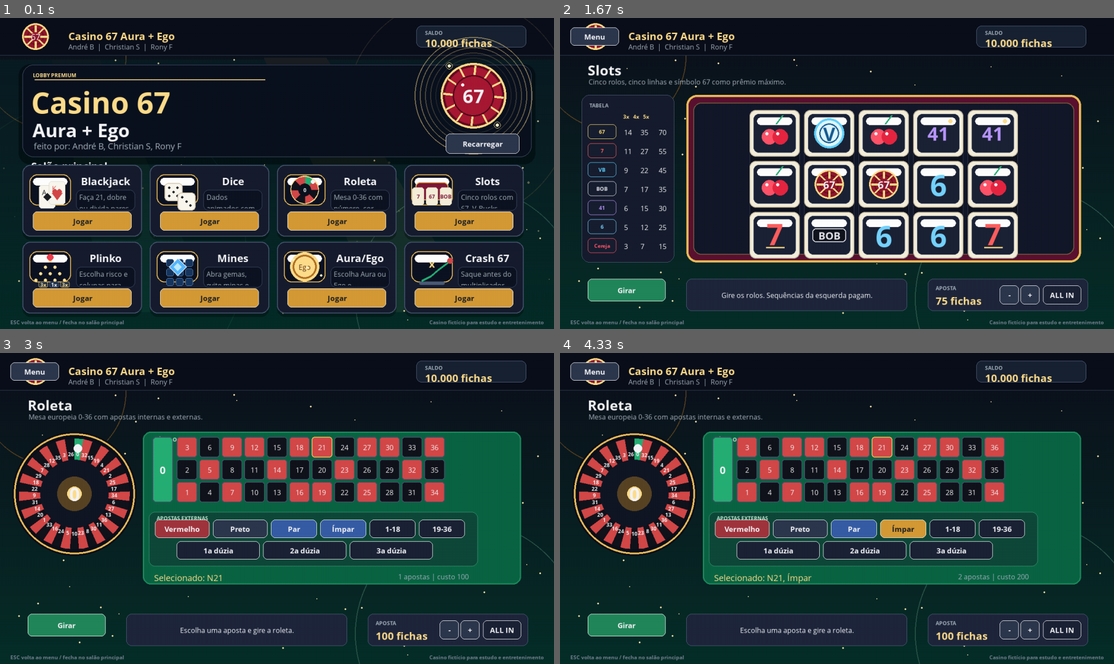
Above: before the commit, frames 1-4 (two rows, left to right).
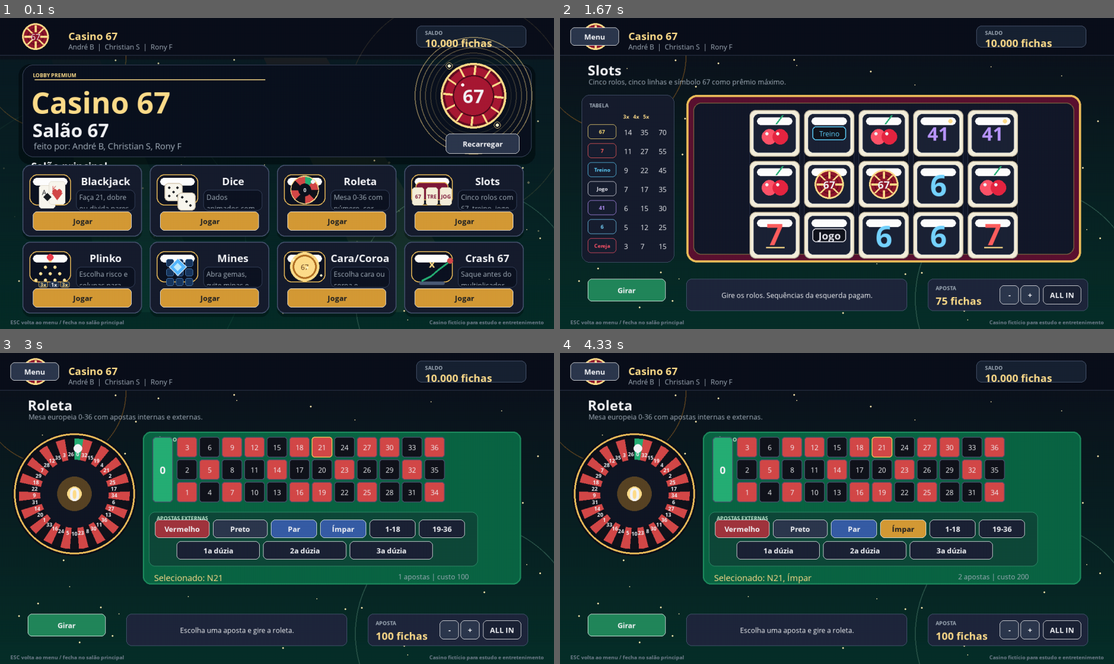
Above: after the commit, the same moments.

Repository: AndreBisker/Projeto-Pygame-Design-de-Software
Game: pygame game, started from main.py
Two runs of this game, one before a commit and one after it. Both use one fixed random seed, a clock stepped at 60 frames per second and the inputs below.
Inputs (mouse positions are in pixels of both pictures, inside the frame that each line leads up to):
- Up to frame 1 (0.1 s): no input
- Up to frame 2 (1.67 s): click "Jogar" at 0.38 s; click "-" at 1.22 s; press the mouse at (1008, 294) at 1.53 s; move the mouse to (958, 213) at 1.63 s
- Up to frame 3 (3 s): release the mouse at (349, 468) at 1.77 s; click "67" at 1.88 s; click "Jogar" at 2.22 s; press the mouse at (238, 530) at 2.53 s; move the mouse to (277, 486) at 2.63 s; release the mouse at (310, 446) at 2.77 s; press the mouse at (188, 492) at 2.87 s; move the mouse to (260, 505) at 2.97 s
- Up to frame 4 (4.33 s): release the mouse at (892, 520) at 3.1 s; press the mouse at (814, 468) at 3.2 s; move the mouse to (809, 536) at 3.3 s; release the mouse at (803, 604) at 3.43 s

The runs differ from the first frame. In frame 1, 0.9% of the frame differs, in the area x 5-92%, y 4-86%; in frame 2, 0.7%; in frame 3, 0.1%; in frame 4, 0.1%.

Commit message:
muda nome e roleta

Diff:
--- a/main.py
+++ b/main.py
@@ -216,7 +216,7 @@
         rounded_rect(surface, machine, (126, 25, 58), 10, 2, GOLD)
         reel_w, gap = 28, 4
         x0 = machine.x + (machine.w - (reel_w * 3 + gap * 2)) // 2
-        for i, label in enumerate(["7", "67", "BOB"]):
+        for i, label in enumerate(["67", "TRE", "JOG"]):
             reel = pygame.Rect(x0 + i * (reel_w + gap), machine.y + 12, reel_w, 42)
             rounded_rect(surface, reel, (246, 239, 218), 6, 1, (211, 199, 167))
             draw_text(surface, label, fonts["tiny"], (126, 25, 58), reel.center, "center")
@@ -244,7 +244,7 @@
     elif scene == "coinflip":
         pygame.draw.circle(surface, GOLD_2, rect.center, 34)
         pygame.draw.circle(surface, (176, 111, 36), rect.center, 28, 4)
-        draw_text(surface, "Ego", fonts["small"], (82, 45, 18), rect.center, "center")
+        draw_text(surface, "67", fonts["small"], (82, 45, 18), rect.center, "center")
         for i in range(3):
             pygame.draw.circle(surface, (255, 246, 201), (rect.x + 22 + i * 32, rect.y + 20 + i * 18), 3)
     elif scene == "crash":
@@ -382,10 +382,10 @@
             ("blackjack", "Blackjack", "Faça 21, dobre ou divida pares contra o dealer.", "cards"),
             ("dice", "Dice", "Dados animados com apostas em soma, paridade e sete.", "dice"),
             ("roulette", "Roleta", "Mesa 0-36 com número, cor, faixa e dúzias.", "wheel"),
-            ("slots", "Slots", "Cinco rolos com 67, V-Bucks, BOB e cereja.", "reels"),
+            ("slots", "Slots", "Cinco rolos com 67, treino, jogo e cereja.", "reels"),
             ("plinko", "Plinko", "Escolha risco e colunas para buscar buckets altos.", "pins"),
             ("mines", "Mines", "Abra gemas, evite minas e saque no multiplicador.", "mine"),
-            ("coinflip", "Aura/Ego", "Escolha Aura ou Ego e acompanhe a moeda girar.", "coin"),
+            ("coinflip", "Cara/Coroa", "Escolha cara ou coroa e acompanhe a moeda girar.", "coin"),
             ("crash", "Crash 67", "Saque antes do multiplicador explodir.", "rocket"),
         ]
         self.card_rects = []
@@ -455,7 +455,7 @@
         pygame.draw.line(surface, GOLD_2, (hero.x + 28, hero.y + 34), (hero.x + 560, hero.y + 34), 2)
         draw_text(surface, "LOBBY PREMIUM", fonts["tiny"], GOLD_2, (76, 124))
         draw_text(surface, "Casino 67", fonts["mega"], GOLD_2, (72, 148))
-        draw_text(surface, "Aura + Ego", fonts["h1"], WHITE, (75, 230))
+        draw_text(surface, "Salão 67", fonts["h1"], WHITE, (75, 230))
         draw_text(surface, "feito por: André B, Christian S, Rony F", fonts["body"], MUTED, (78, 282))
         draw_premium_chip(surface, (1094, 180), 76, "67", fonts["h1"], (math.sin(self.time * 1.6) + 1) / 2)
         draw_text(surface, "Salão principal", fonts["h3"], WHITE, (72, 326))
@@ -797,7 +797,7 @@
         rounded_rect(surface, inner, (12, 99, 71), 24, 2, (31, 135, 100))
         pygame.draw.ellipse(surface, (16, 126, 88), pygame.Rect(106, 208, 1068, 304), 8)
         pygame.draw.arc(surface, GOLD_2, pygame.Rect(162, 232, 960, 250), math.pi, math.tau, 3)
-        draw_text(surface, "AURA + EGO  BLACKJACK", self.app.fonts["tiny"], (194, 235, 212), (520, 196))
+        draw_text(surface, "BLACKJACK", self.app.fonts["tiny"], (194, 235, 212), (590, 196))
         for cx in (220, 360, 500, 640):
             pygame.draw.circle(surface, (17, 112, 80), (cx, 529), 34, 2)
             pygame.draw.circle(surface, (210, 176, 94), (cx, 529), 22, 1)
@@ -1000,6 +1000,9 @@
         self.ball_angle = self.angle_for_number(0)
         self.ball_start_angle = self.ball_angle
         self.ball_target_angle = self.ball_angle
+        self.wheel_angle = 0.0
+        self.wheel_start_angle = 0.0
+        self.wheel_target_angle = 0.0
         self.target = 0
         self.message = "Escolha uma aposta e gire a roleta."
         self.number_rects = []
@@ -1081,8 +1084,12 @@
         self.spin_elapsed = 0.0
         self.spinning = self.spin_duration
         self.ball_start_angle = self.ball_angle
+        self.wheel_start_angle = self.wheel_angle
         target_center = self.angle_for_number(self.target)
-        delta = (target_center - self.ball_start_angle) % math.tau
+        self.wheel_target_angle = self.wheel_start_angle - math.tau * random.uniform(2.2, 3.4)
+        final_wheel_angle = self.wheel_target_angle % math.tau
+        final_ball_angle = target_center + final_wheel_angle
+        delta = (final_ball_angle - self.ball_start_angle) % math.tau
         self.ball_target_angle = self.ball_start_angle + delta + math.tau * random.randint(5, 7)
         self.message = "A bolinha está girando..."
 
@@ -1092,11 +1099,14 @@
             self.spinning -= dt
             progress = clamp(self.spin_elapsed / self.spin_duration, 0, 1)
             eased = 1 - (1 - progress) ** 3
+            wheel_ease = 1 - (1 - progress) ** 2.2
+            self.wheel_angle = self.wheel_start_angle + (self.wheel_target_angle - self.wheel_start_angle) * wheel_ease
             self.ball_angle = self.ball_start_angle + (self.ball_target_angle - self.ball_start_angle) * eased
-            self.current = self.number_from_angle(self.ball_angle)
+            self.current = self.number_from_angle(self.ball_angle - self.wheel_angle)
             if self.spinning <= 0:
                 self.current = self.target
-                self.ball_angle = self.angle_for_number(self.target)
+                self.wheel_angle = self.wheel_target_angle % math.tau
+                self.ball_angle = self.angle_for_number(self.target) + self.wheel_angle
                 self.finish_spin()
 
     def number_color(self, number):
@@ -1138,8 +1148,8 @@
         pygame.draw.circle(surface, (12, 16, 26), center, radius + 16)
         pygame.draw.circle(surface, GOLD, center, radius + 12, 4)
         for i, number in enumerate(self.wheel_order):
-            angle = -math.pi / 2 + (i / 37) * math.tau
-            next_angle = -math.pi / 2 + ((i + 1) / 37) * math.tau
+            angle = self.wheel_angle - math.pi / 2 + (i / 37) * math.tau
+            next_angle = self.wheel_angle - math.pi / 2 + ((i + 1) / 37) * math.tau
             points = [center]
             for a in (angle, (angle + next_angle) / 2, next_angle):
                 points.append((int(center[0] + math.cos(a) * radius), int(center[1] + math.sin(a) * radius)))
@@ -1212,8 +1222,8 @@
     symbols = [
         ("67", 14, (255, 224, 119), 6),
         ("7", 11, (255, 95, 95), 8),
-        ("VBUCKS", 9, (95, 210, 255), 10),
-        ("BOB", 7, (230, 230, 238), 12),
+        ("TREINO", 9, (95, 210, 255), 10),
+        ("JOGO", 7, (230, 230, 238), 12),
         ("41", 6, (186, 150, 255), 14),
         ("6", 5, (118, 212, 255), 17),
         ("CHERRY", 3, (255, 84, 105), 22),
@@ -1342,7 +1352,7 @@
         return labels.get(symbol, symbol)
 
     def symbol_short_label(self, symbol):
-        labels = {"CHERRY": "Cereja", "VBUCKS": "VB"}
+        labels = {"CHERRY": "Cereja", "VBUCKS": "VB", "TREINO": "Treino", "JOGO": "Jogo"}
         return labels.get(symbol, symbol)
 
     def build_ui(self):
@@ -1413,10 +1423,14 @@
             pygame.draw.line(surface, GOLD_2, (rect.centerx - 20, rect.centery + 28), (rect.centerx + 22, rect.centery + 28), 3)
         elif symbol == "67":
             draw_chip(surface, rect.center, 34, "67", self.app.fonts["h3"])
-        elif symbol == "BOB":
+        elif symbol == "TREINO":
             band = pygame.Rect(inner.x + 10, inner.centery - 16, inner.w - 20, 32)
             rounded_rect(surface, band, (18, 21, 30), 8, 2, color)
-            draw_text(surface, "BOB", self.app.fonts["h3"], color, band.center, "center")
+            draw_text(surface, "Treino", self.app.fonts["small"], color, band.center, "center")
+        elif symbol == "JOGO":
+            band = pygame.Rect(inner.x + 10, inner.centery - 16, inner.w - 20, 32)
+            rounded_rect(surface, band, (18, 21, 30), 8, 2, color)
+            draw_text(surface, "Jogo", self.app.fonts["h3"], color, band.center, "center")
         elif symbol == "6":
             draw_text(surface, "6", self.app.fonts["mega"], color, rect.center, "center")
         elif symbol == "41":
@@ -1874,7 +1888,7 @@
         self.flip_duration = 1.55
         self.coin_spin = 0.0
         self.coin_tilt = 0.0
-        self.message = "Escolha Aura ou Ego e lance a moeda."
+        self.message = "Escolha cara ou coroa e lance a moeda."
 
     def can_change_bet(self):
         return self.flipping <= 0
@@ -1882,7 +1896,7 @@
     def build_ui(self):
         self.buttons = [Button(pygame.Rect(24, 22, 112, 42), "Menu", lambda: self.app.set_scene("menu"), "secondary")]
         self.add_bet_buttons(850, 604)
-        options = [("heads", "Aura", 420), ("tails", "Ego", 620)]
+        options = [("heads", "Cara", 420), ("tails", "Coroa", 620)]
         for key, label, x in options:
             kind = "primary" if self.choice == key else "secondary"
             self.buttons.append(Button(pygame.Rect(x, 508, 168, 50), label, lambda k=key: self.select(k), kind, self.flipping <= 0))
@@ -1891,7 +1905,7 @@
     def select(self, choice):
         if self.flipping <= 0:
             self.choice = choice
-            self.message = f"Escolha marcada: {'Aura' if choice == 'heads' else 'Ego'}."
+            self.message = f"Escolha marcada: {'cara' if choice == 'heads' else 'coroa'}."
 
     def flip(self):
         if self.flipping > 0 or self.app.balance < self.bet:
@@ -1916,9 +1930,9 @@
                 if win:
                     payout = int(self.bet * 1.95)
                     self.app.balance += payout
-                    self.message = f"Deu {'Aura' if self.result == 'heads' else 'Ego'}! Pagamento: {br_money(payout)} fichas."
+                    self.message = f"Deu {'cara' if self.result == 'heads' else 'coroa'}! Pagamento: {br_money(payout)} fichas."
                 else:
-                    self.message = f"Deu {'Aura' if self.result == 'heads' else 'Ego'}. Aposta perdida."
+                    self.message = f"Deu {'cara' if self.result == 'heads' else 'coroa'}. Aposta perdida."
 
     def draw_coin(self, surface, center):
         progress = clamp(self.flip_elapsed / self.flip_duration, 0, 1) if self.flip_duration else 1
@@ -1942,19 +1956,19 @@
             y2 = coin_rect.centery + int(math.sin(rad) * 70)
             pygame.draw.line(surface, (118, 72, 24), (x1, y1), (x2, y2), 2)
         face = self.result if self.flipping <= 0 and self.result else ("heads" if math.cos(self.coin_spin) >= 0 else "tails")
-        label = "Aura" if face == "heads" else "Ego"
+        label = "Cara" if face == "heads" else "Coroa"
         if width > 48:
             draw_text(surface, label, self.app.fonts["h2"], (83, 49, 18), coin_rect.center, "center")
             draw_text(surface, "CASINO 67", self.app.fonts["tiny"], (116, 70, 24), (coin_rect.centerx, coin_rect.centery + 38), "center")
 
     def draw(self, surface):
-        self.draw_panel_title(surface, "Aura ou Ego", "Escolha um lado da moeda animada e tente quase dobrar a aposta.")
+        self.draw_panel_title(surface, "Cara ou Coroa", "Escolha um lado da moeda animada e tente quase dobrar a aposta.")
         stage = pygame.Rect(80, 166, 1120, 416)
         rounded_rect(surface, stage, (13, 27, 43), 24, 2, (75, 90, 116))
         rounded_rect(surface, stage.inflate(-34, -34), (10, 81, 70), 22, 2, (36, 143, 112))
         self.draw_coin(surface, (640, 320))
-        draw_text(surface, "AURA", self.app.fonts["h3"], GOLD_2 if self.choice == "heads" else MUTED, (504, 452), "center")
-        draw_text(surface, "EGO", self.app.fonts["h3"], GOLD_2 if self.choice == "tails" else MUTED, (704, 452), "center")
+        draw_text(surface, "CARA", self.app.fonts["h3"], GOLD_2 if self.choice == "heads" else MUTED, (504, 452), "center")
+        draw_text(surface, "COROA", self.app.fonts["h3"], GOLD_2 if self.choice == "tails" else MUTED, (704, 452), "center")
         msg_rect = pygame.Rect(292, 604, 510, 74)
         rounded_rect(surface, msg_rect, PANEL_2, 12, 1, (82, 96, 126))
         draw_centered_wrapped(surface, self.message, self.app.fonts["small"], WHITE, msg_rect)
@@ -2214,7 +2228,7 @@
             self.audio_enabled = True
         except pygame.error:
             self.audio_enabled = False
-        pygame.display.set_caption("Casino 67 Aura + Ego")
+        pygame.display.set_caption("Casino 67")
         self.screen = pygame.display.set_mode((WIDTH, HEIGHT))
         self.clock = pygame.time.Clock()
         self.fonts = self.load_fonts()
@@ -2307,7 +2321,7 @@
         rect = pygame.Rect(0, 0, WIDTH, 86)
         rounded_rect(self.screen, rect, (11, 15, 27), 0)
         pygame.draw.line(self.screen, (59, 70, 91), (0, 86), (WIDTH, 86), 1)
-        draw_text(self.screen, "Casino 67 Aura + Ego", self.fonts["h3"], GOLD_2, (158, 25))
+        draw_text(self.screen, "Casino 67", self.fonts["h3"], GOLD_2, (158, 25))
         draw_text(self.screen, "André B  |  Christian S  |  Rony F", self.fonts["small"], MUTED, (158, 55))
         draw_chip(self.screen, (82, 43), 31, "67", self.fonts["body"])
         balance_rect = pygame.Rect(962, 18, 254, 50)
